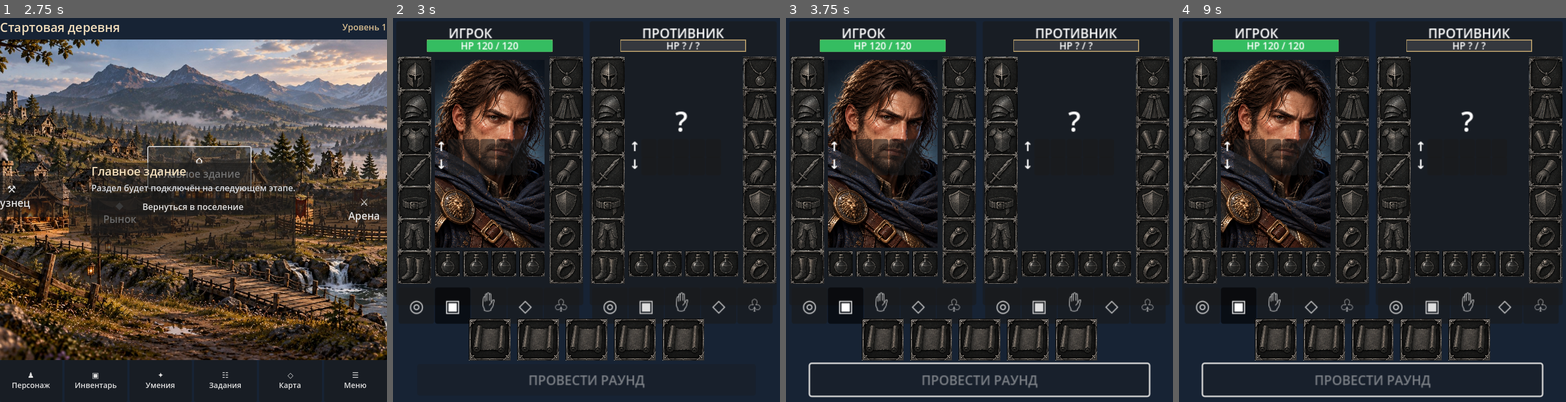
Above: before the commit, frames 1-4 (left to right).
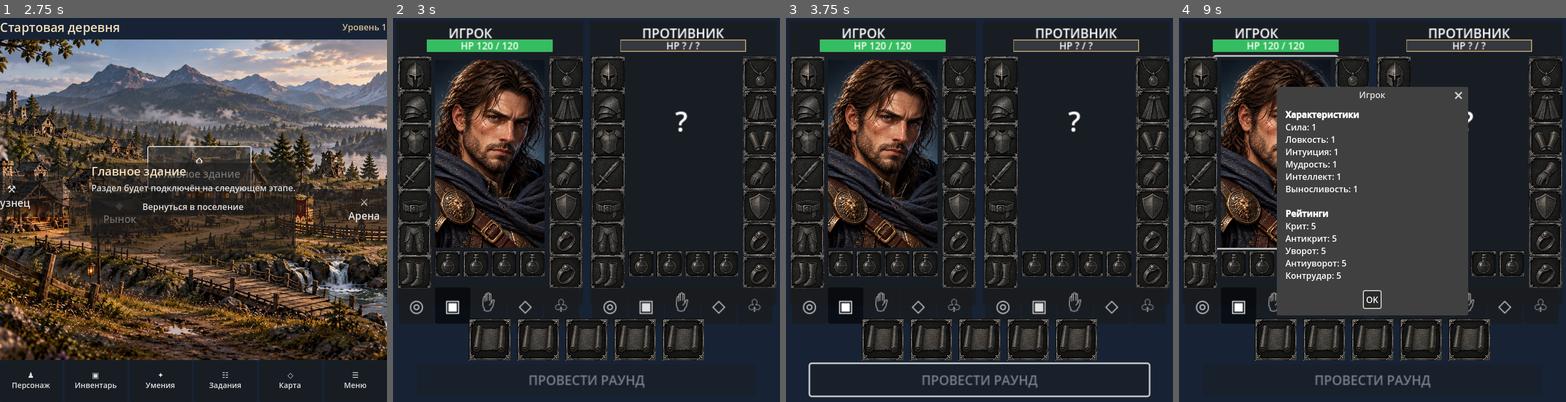
Above: after the commit, the same moments.

Repository: Archoniou1987/Battle-of-Artheon
Game: Godot game, scene res://scenes/main/main.tscn
Two runs of this game, one before a commit and one after it. Both use one fixed random seed, a clock stepped at 60 frames per second and the inputs below.
Inputs (mouse positions are in pixels of both pictures, inside the frame that each line leads up to):
- Up to frame 1 (2.75 s): click "⚒ Кузнец" at 0.5 s; click "◆ Рынок" at 1.25 s; click "⌂ Главное здание" at 2 s
- Up to frame 2 (3 s): click "⚔ Арена" at 2.75 s
- Up to frame 3 (3.75 s): click "♟ Персонаж" at 3.5 s
- Up to frame 4 (9 s): click "▣ Инвентарь" at 4.25 s; click "✦ Умения" at 5 s; click "☷ Задания" at 5.75 s; click "◇ Карта" at 6.5 s; click "☰ Меню" at 7.25 s; click "Вернуться в поселение" at 8 s; click (1275, 152) at 8.77 s

Frame 1 is identical in both runs. In frame 2, 6.4% of the frame differs, in the area x 1-100%, y 18-71%; in frame 3, 6.4%; in frame 4, 31%, in the area x 1-100%, y 9-99%.

Commit message:
Move hidden effects to portrait lower left and separate arena equipment glow

Diff:
--- a/ui/arena/arena_screen.gd
+++ b/ui/arena/arena_screen.gd
@@ -203,7 +203,7 @@
 			var slot: String = slots[index]
 			var icon := ItemIcon.new()
 			icon.name = slot
-			icon.position = Vector2(2 if side == 0 else 190, 44 + index * 40)
+			icon.position = Vector2(2 if side == 0 else 190, 44 + index * 41)
 			icon.custom_minimum_size = Vector2(30, 30)
 			icon.scale = Vector2.ONE * 0.74
 			inner.add_child(icon)
@@ -276,20 +276,22 @@
 			defense_buttons.append(button)
 		else:
 			attack_buttons.append(button)
+	# Effect indicators occupy the bottom-left of the portrait and stay hidden
+	# until actual effect data is supplied. No placeholder icons over the face.
 	for row_type in ["Баффы", "Дебаффы"]:
 		var row := HBoxContainer.new()
-		row.position = Vector2(49, 146 if row_type == "Баффы" else 168)
+		row.position = Vector2(50, 233 if row_type == "Баффы" else 254)
 		row.add_theme_constant_override("separation", 1)
+		row.visible = false
+		row.mouse_filter = Control.MOUSE_FILTER_IGNORE
 		inner.add_child(row)
-		var label := Label.new()
-		label.text = "↑" if row_type == "Баффы" else "↓"
-		label.custom_minimum_size.x = 13
-		row.add_child(label)
 		for i in range(5):
-			var icon := PanelContainer.new()
-			icon.custom_minimum_size = Vector2(19, 19)
-			icon.tooltip_text = "Нет эффекта"
-			row.add_child(icon)
+			var effect_icon := TextureRect.new()
+			effect_icon.custom_minimum_size = Vector2(19, 19)
+			effect_icon.expand_mode = TextureRect.EXPAND_IGNORE_SIZE
+			effect_icon.stretch_mode = TextureRect.STRETCH_KEEP_ASPECT_CENTERED
+			effect_icon.mouse_filter = Control.MOUSE_FILTER_IGNORE
+			row.add_child(effect_icon)
 		effects_rows[("player_" if is_player else "enemy_") + row_type] = row
 	_update_zone_buttons()
 
